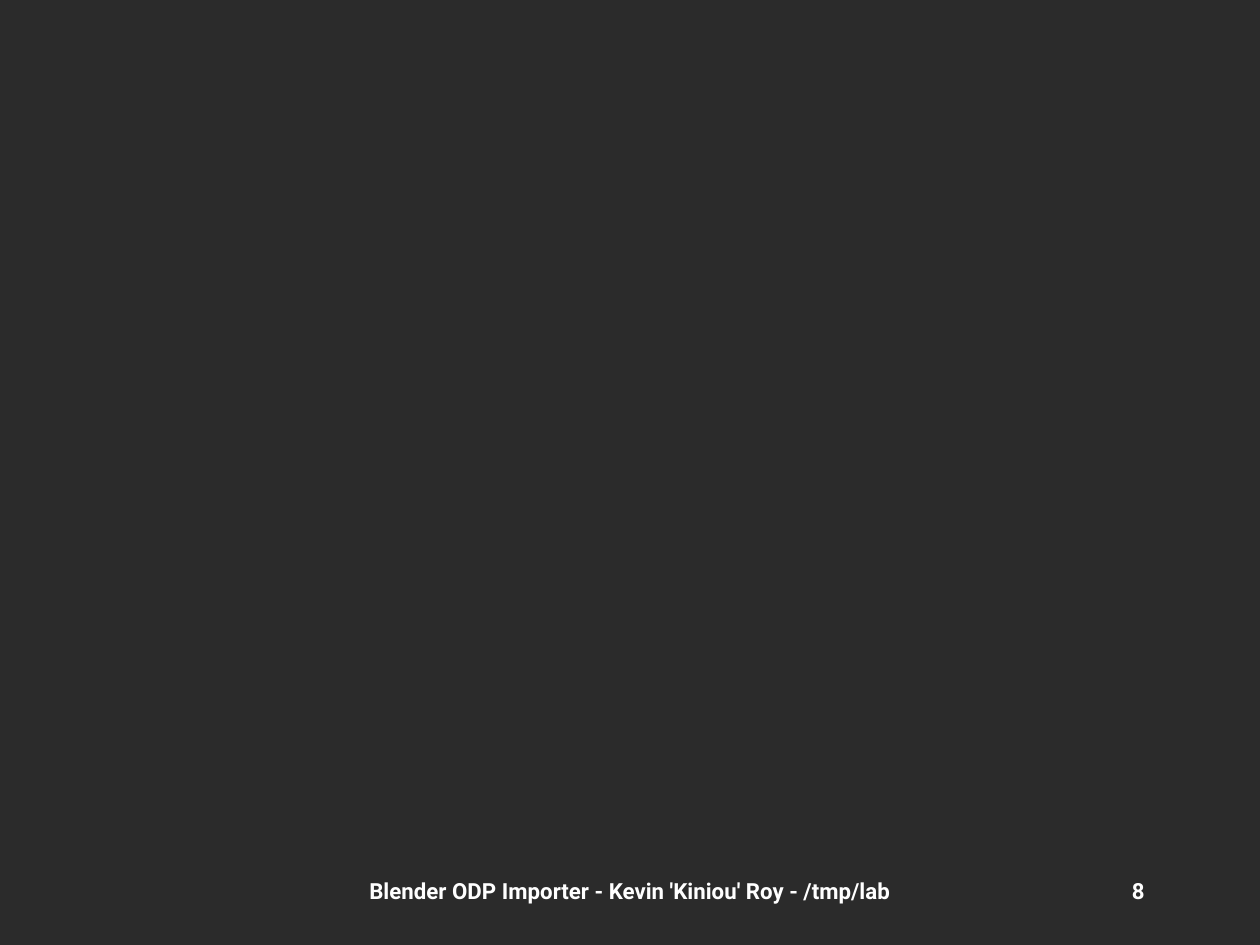
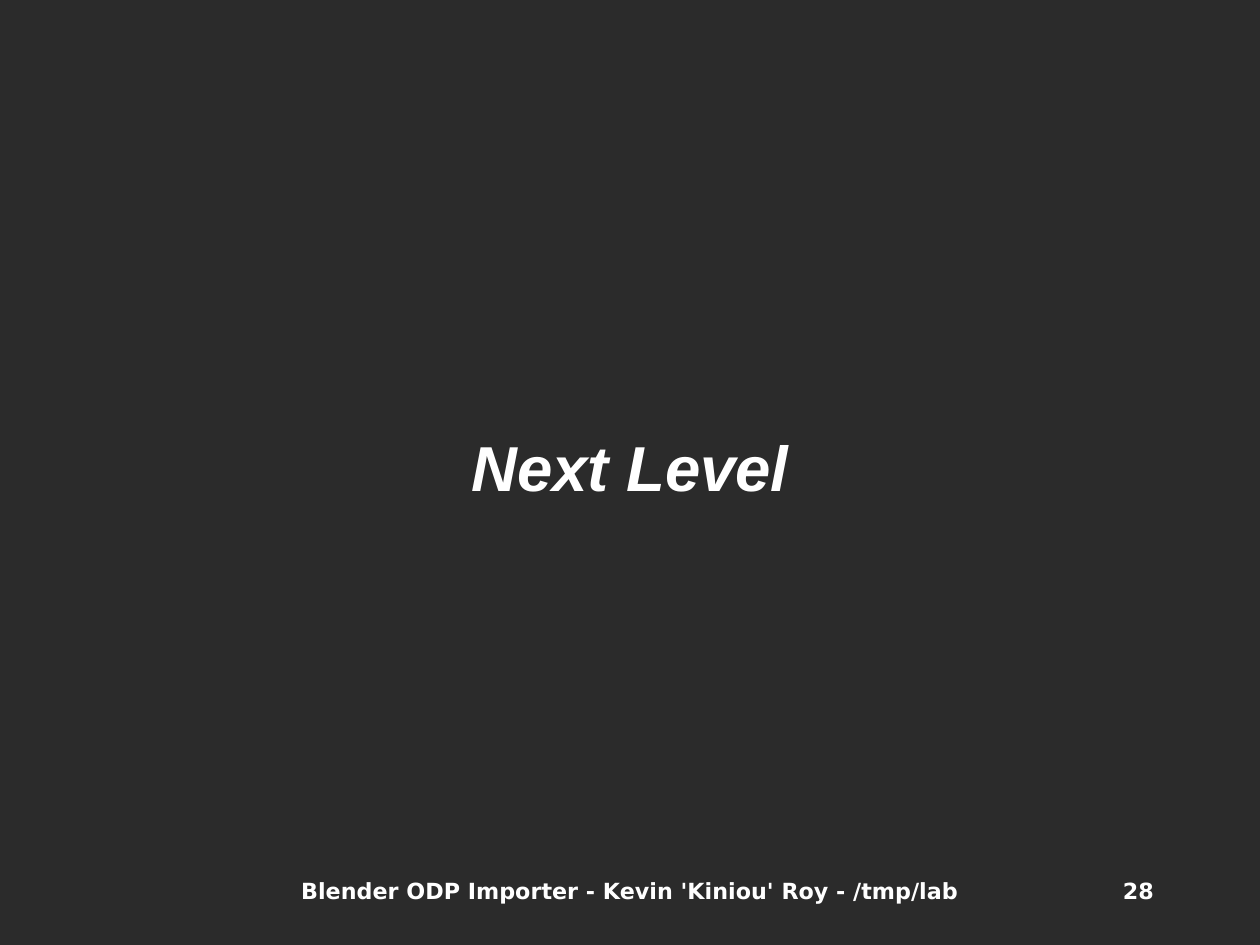
Before and after one commit to kiniou/blender-smooth-slides, a slide deck: slide 28 of import/doc/HSF2009.odp (slide 8 before the commit). Drawn at 1260x945 pixels with LibreOffice and Linux fonts; fonts in the diff are those of the drawing; background and template pictures are left out; a plain dark background stands for a picture behind light text. Boxes give left, top, right and bottom in pixels: in the first picture for what was removed or moved away, otherwise in the second. Text is boxed around its words. In the diff, an @@ line names an element or a change of style, - is before the commit and + after.

```diff
--- a/import/doc/HSF2009.odp
+++ b/import/doc/HSF2009.odp
@@ subtitle added at <box>471,445,788,492</box>, 40 pt, text #FFFFFF, bold, italic @@
+Next Level
@@ text "Blender ODP Importer - Kevin ..." at <box>301,882,958,904</box>: font Roboto to DejaVu Sans @@
@@ page number at <box>1123,882,1154,900</box>: text changed; font Roboto to DejaVu Sans @@
-8
+28
```
Also in this commit, not shown: 22 other slides changed, 7 slides added, 3 other files.
